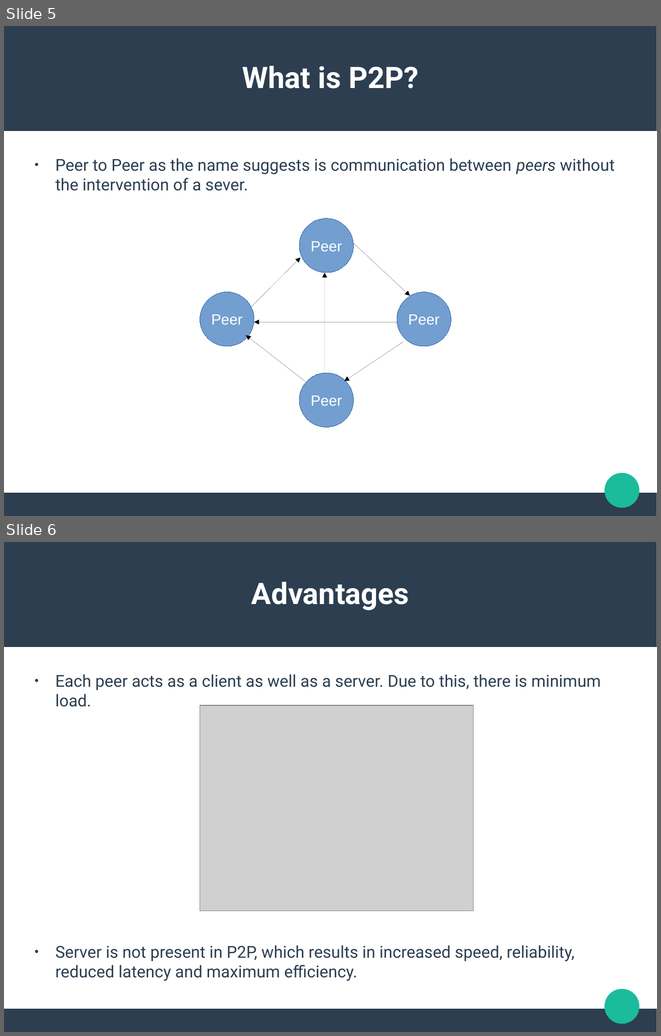
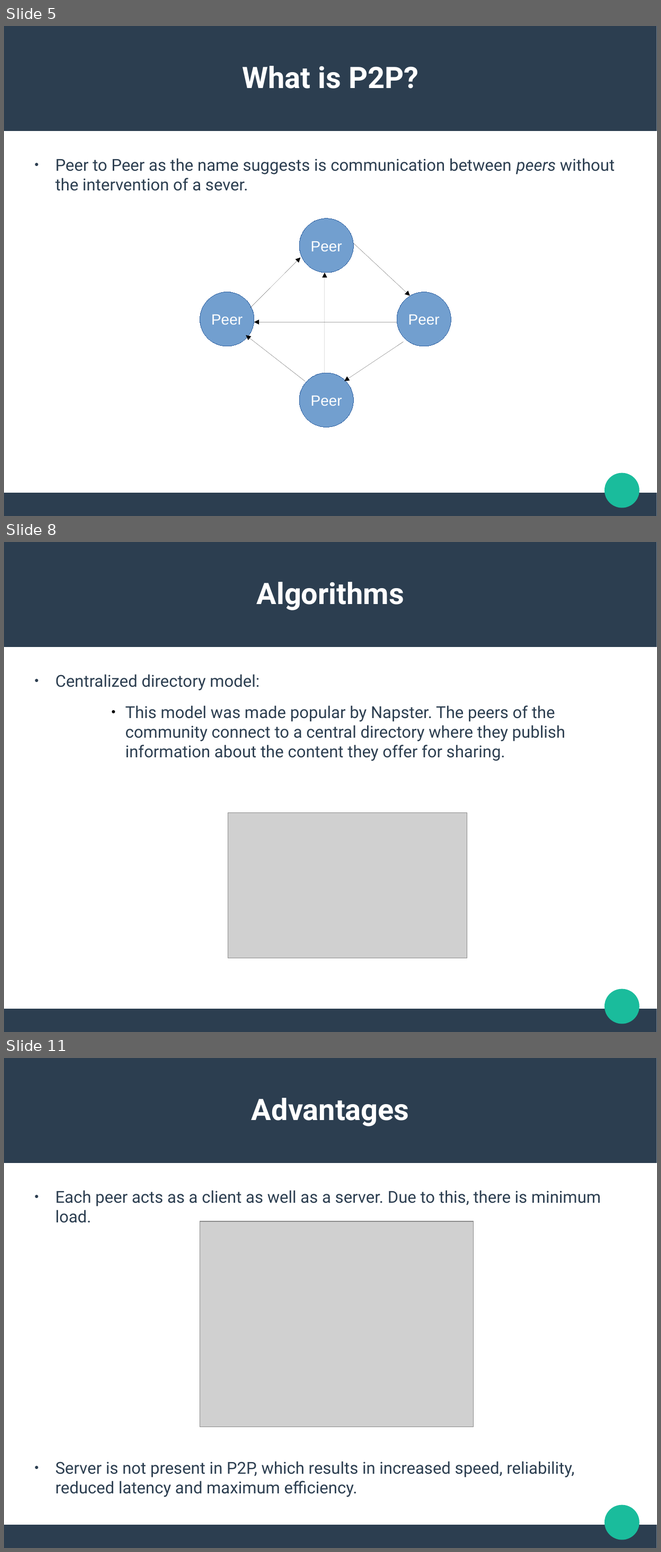
Before and after one commit to ishanjoshi02/TeSeminar, a slide deck: Presentation/Neeraj/Presentation.odp. Shown one above the other, each under a label of ours: slides 5 and 6 before the commit, slides 5, 8 and 11 after it; the slides between them are not shown. The pictures are 661x1036 and 661x1552 pixels, drawn with LibreOffice and Linux fonts; fonts in the diff are those of the drawing; grey boxes stand for pictures. Boxes give left, top, right and bottom in pixels: in the first picture for what was removed or moved away, otherwise in the second. Text is boxed around its words. In the diff, an @@ line names an element or a change of style, - is before the commit and + after.

```diff
--- a/Presentation/Neeraj/Presentation.odp
+++ b/Presentation/Neeraj/Presentation.odp
@@ slide 8 added at [4, 542, 657, 1032], background #FFFFFF; not listed: 3 template elements that a slide beside it also shows @@
@@ text added at [257, 582, 404, 610], 36 pt, text #FFFFFF, bold @@
+Algorithms
@@ text added at [55, 674, 565, 761], 20 pt, text #2C3E50 @@
+● Centralized directory model:
+            ● This model was made popular by Napster. The peers of the community connect to a central directory where they publish information about the content they offer for sharing.
@@ picture added at [228, 813, 467, 958] @@
@@ what was slide 6 is now slide 11 @@
```
Also in this commit, not shown: 1 slide changed, 3 other slides added, 8 other files.
